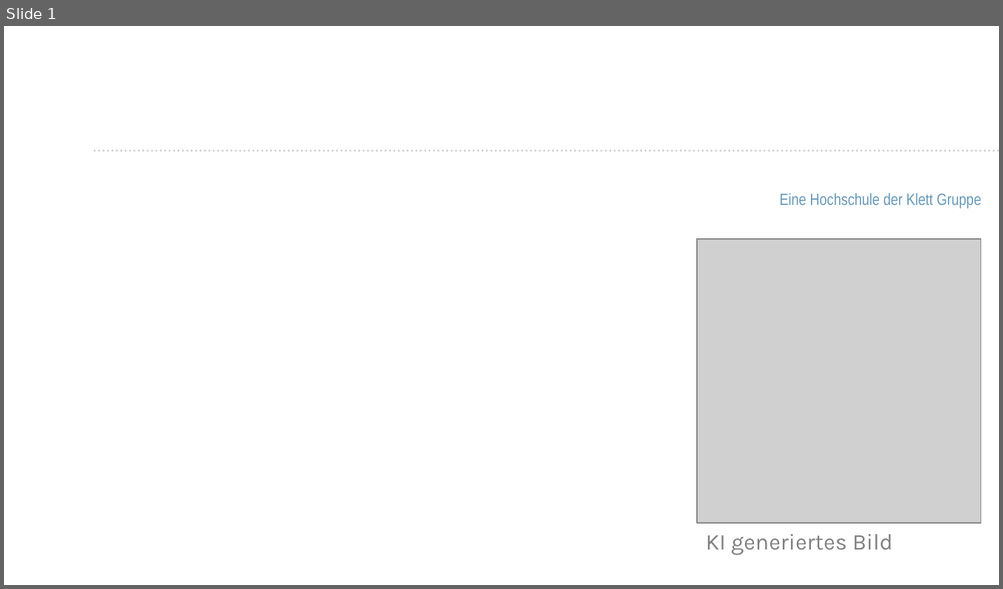
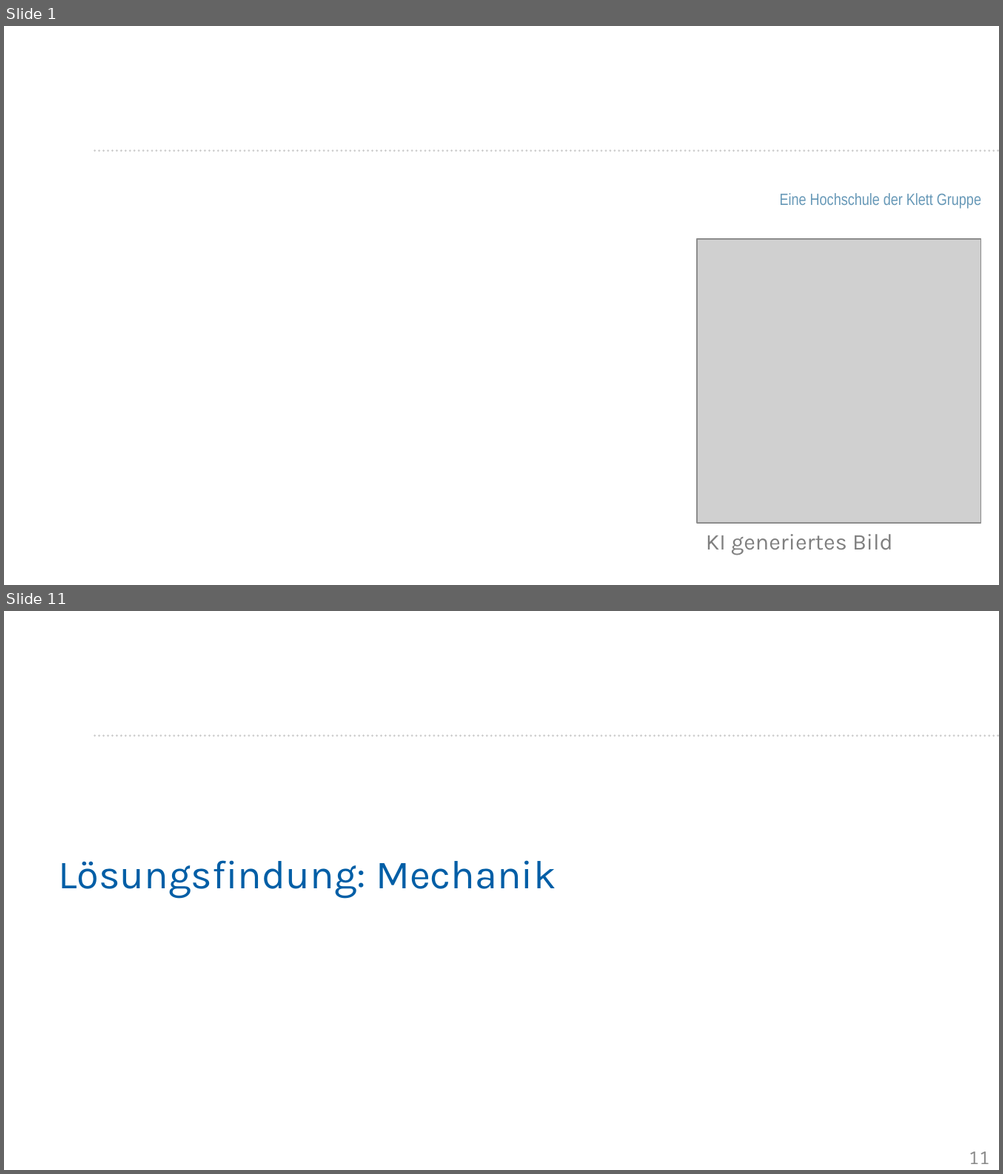
Before and after one commit to Project-CoasterBot/coasterbot, a slide deck: M6_Projekträsentation/db_Projektpräsentation_Coasterbot.odp. Shown one above the other, each under a label of ours: slide 1 before the commit, slides 1 and 11 after it; the slides between them are not shown. The pictures are 1003x589 and 1003x1174 pixels, drawn with LibreOffice and Linux fonts; fonts in the diff are those of the drawing; grey boxes stand for pictures; background and template pictures are left out. Boxes give left, top, right and bottom in pixels: in the first picture for what was removed or moved away, otherwise in the second. Text is boxed around its words. In the diff, an @@ line names an element or a change of style, - is before the commit and + after.

```diff
--- a/M6_Projekträsentation/db_Projektpräsentation_Coasterbot.odp
+++ b/M6_Projekträsentation/db_Projektpräsentation_Coasterbot.odp
@@ slide 11 added at [4,611,999,1170], background #FFFFFF; not listed: 1 template element that a slide beside it also shows @@
@@ title added at [58,860,556,898], 32 pt, text #005EA6 @@
+Lösungsfindung: Mechanik
@@ page number added at [968,1152,989,1165], 14 pt, text #8C8C8C @@
+11
```
Also in this commit, not shown: 2 slides changed, 24 other slides added, 1 slide removed, 2 other files.
